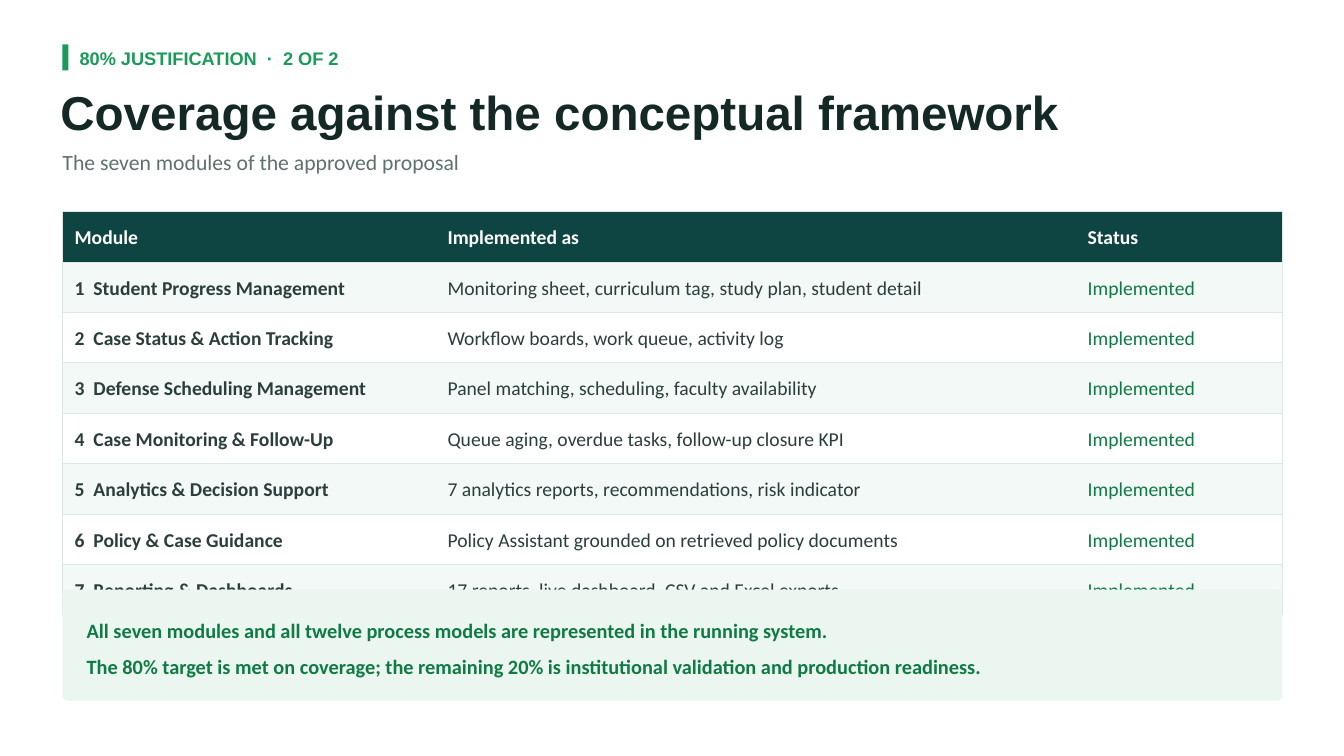
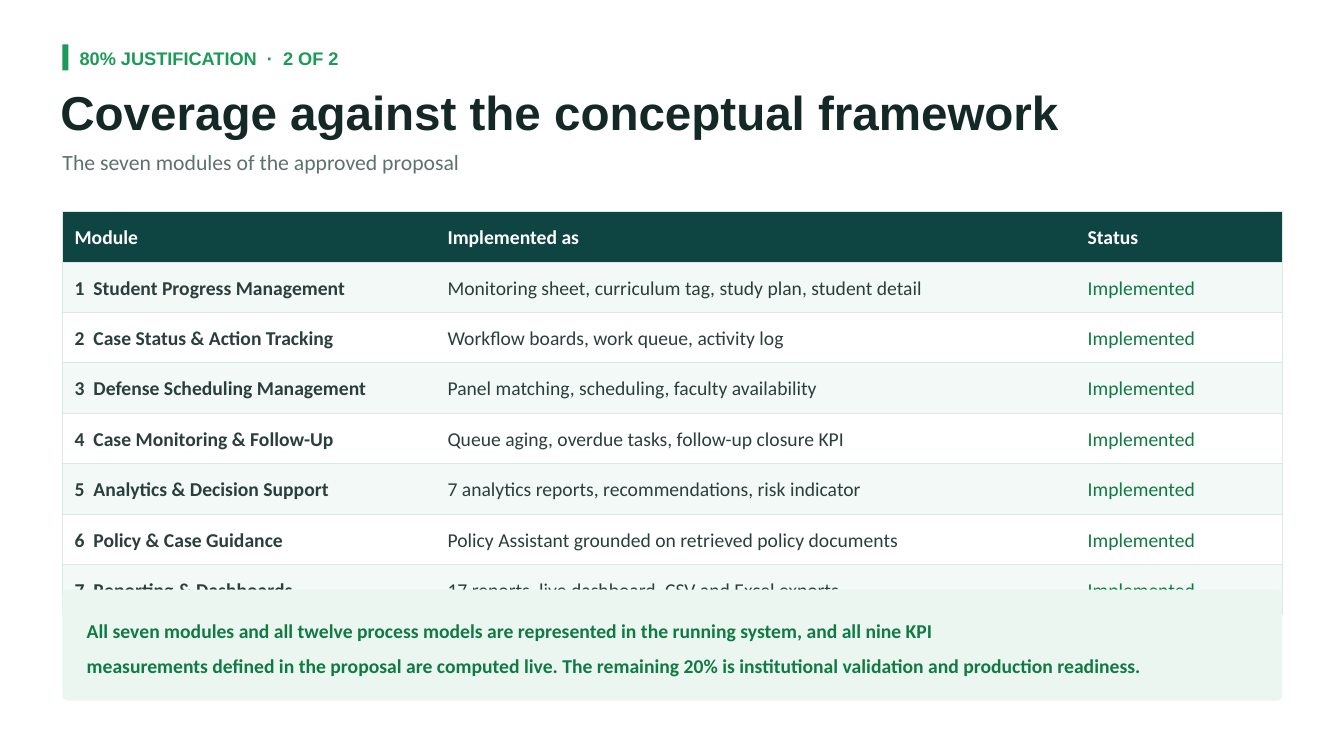
Before and after one commit to miguisanson/CAPSTONE-USLS-MVP, a slide deck: slide 12 of Documents/CAPSTONE_ONLY/CAP-IT1 Defense Deck.pptx. Drawn at 1344x756 pixels with LibreOffice and Linux fonts; fonts in the diff are those of the drawing; background and template pictures are left out. Boxes give left, top, right and bottom in pixels: in the first picture for what was removed or moved away, otherwise in the second. Text is boxed around its words. In the diff, an @@ line names an element or a change of style, - is before the commit and + after.

```diff
--- a/Documents/CAPSTONE_ONLY/CAP-IT1 Defense Deck.pptx
+++ b/Documents/CAPSTONE_ONLY/CAP-IT1 Defense Deck.pptx
@@ text at (87,624,1140,677): text changed; size 14.5 to 14 pt @@
-All seven modules and all twelve process models are represented in the running system.
-The 80% target is met on coverage; the remaining 20% is institutional validation and production readiness.
+All seven modules and all twelve process models are represented in the running system, and all nine KPI
+measurements defined in the proposal are computed live. The remaining 20% is institutional validation and production readiness.
```
Also in this commit, not shown: 7 slides added, 1 other file.
